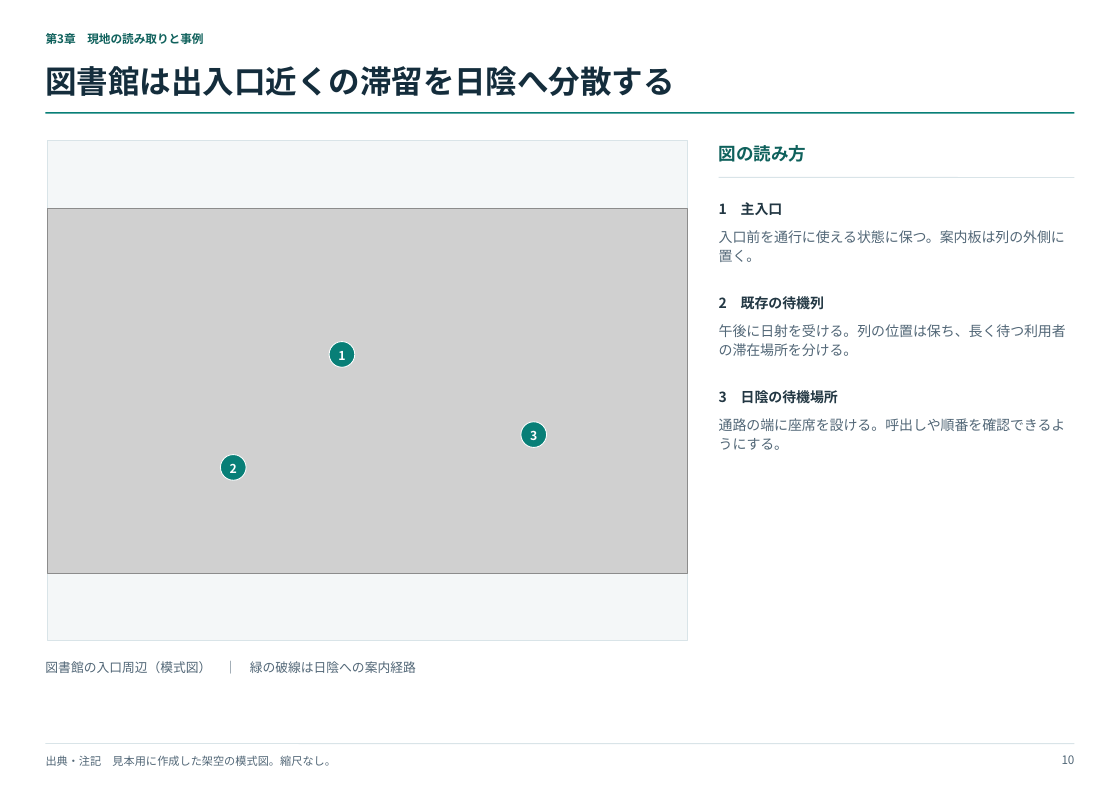
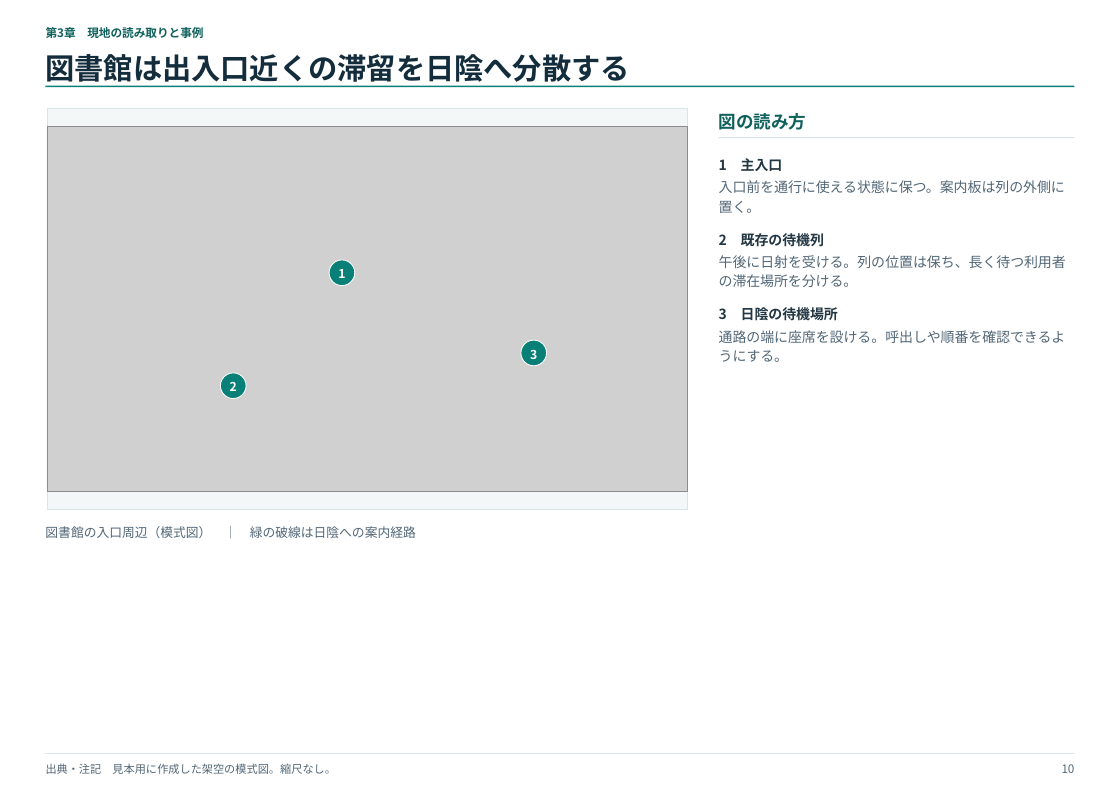
Before and after one commit to sibyl2501/consulting-pptx-templates, a slide deck: slide 10 of consulting_layout_examples.pptx. Drawn at 1120x792 pixels with LibreOffice and Linux fonts; fonts in the diff are those of the drawing; grey boxes stand for pictures. Boxes give left, top, right and bottom in pixels: in the first picture for what was removed or moved away, otherwise in the second. Text is boxed around its words. In the diff, an @@ line names an element or a change of style, - is before the commit and + after.

```diff
--- a/consulting_layout_examples.pptx
+++ b/consulting_layout_examples.pptx
@@ text "第3章 現地の読み取りと事例": place and size @@
-text "第3章 現地の読み取りと事例" at (46, 33, 203, 44)
+text "第3章 現地の読み取りと事例" at (46, 27, 203, 38)
@@ text "図書館は出入口近くの滞留を日陰へ分散する": place and size @@
-text "図書館は出入口近くの滞留を日陰へ分散する" at (46, 66, 675, 96)
+text "図書館は出入口近くの滞留を日陰へ分散する" at (46, 54, 630, 86)
@@ text "図書館は出入口近くの滞留を日陰へ分散する" at (46, 54, 630, 86): size 23.7 to 22 pt @@
@@ line moved from (46, 113) - (1075, 113) to (46, 86) - (1075, 86) @@
@@ rectangle: place and size @@
-rectangle at (48, 141, 687, 641)
+rectangle at (48, 108, 687, 510)
@@ text "図の読み方": place and size @@
-text "図の読み方" at (719, 145, 807, 162)
+text "図の読み方" at (719, 113, 807, 130)
@@ line moved from (719, 177) - (1075, 177) to (719, 138) - (1075, 138) @@
@@ text "1 主入口": place and size @@
-text "1 主入口" at (719, 202, 783, 215)
+text "1 主入口" at (719, 158, 783, 171)
@@ text "入口前を通行に使える状態に保つ。案内板は列の外側に置く。": place and size @@
-text "入口前を通行に使える状態に保つ。案内板は列の外側に置く。" at (719, 230, 1065, 262)
+text "入口前を通行に使える状態に保つ。案内板は列の外側に置く。" at (719, 180, 1065, 213)
@@ text "2 既存の待機列": place and size @@
-text "2 既存の待機列" at (719, 296, 824, 309)
+text "2 既存の待機列" at (719, 233, 824, 246)
@@ text "1": place and size @@
-text "1" at (338, 351, 345, 360)
+text "1" at (338, 269, 345, 278)
@@ text "午後に日射を受ける。列の位置は保ち、長く待つ利用者の滞在場所を分ける。": place and size @@
-text "午後に日射を受ける。列の位置は保ち、長く待つ利用者の滞在場所を分ける。" at (719, 324, 1066, 356)
+text "午後に日射を受ける。列の位置は保ち、長く待つ利用者の滞在場所を分ける。" at (719, 255, 1066, 287)
@@ text "3 日陰の待機場所": place and size @@
-text "3 日陰の待機場所" at (719, 390, 838, 403)
+text "3 日陰の待機場所" at (719, 307, 838, 320)
@@ text "通路の端に座席を設ける。呼出しや順番を確認できるようにする。": place and size @@
-text "通路の端に座席を設ける。呼出しや順番を確認できるようにする。" at (719, 418, 1066, 450)
+text "通路の端に座席を設ける。呼出しや順番を確認できるようにする。" at (719, 330, 1066, 362)
@@ text "3": place and size @@
-text "3" at (530, 430, 537, 440)
+text "3" at (530, 349, 537, 359)
@@ 3 ellipses, 1 picture: place and size @@
-3 ellipses, 1 picture at (48, 209, 687, 573)
+3 ellipses, 1 picture at (48, 127, 687, 491)
@@ text "2": place and size @@
-text "2" at (230, 464, 237, 473)
+text "2" at (230, 382, 237, 391)
@@ text "図書館の入口周辺（模式図） ｜ 緑の破線は日陰への案内経路": place and size @@
-text "図書館の入口周辺（模式図） ｜ 緑の破線は日陰への案内経路" at (45, 661, 416, 673)
+text "図書館の入口周辺（模式図） ｜ 緑の破線は日陰への案内経路" at (45, 526, 416, 538)
@@ text "出典・注記 見本用に作成した架空の模式図。縮尺なし。": place and size @@
-text "出典・注記 見本用に作成した架空の模式図。縮尺なし。" at (46, 755, 336, 766)
+text "出典・注記 見本用に作成した架空の模式図。縮尺なし。" at (46, 763, 336, 774)
@@ line moved from (46, 743) - (1075, 743) to (46, 754) - (1075, 754) @@
@@ text "10": place and size @@
-text "10" at (1062, 755, 1075, 764)
+text "10" at (1062, 764, 1075, 773)
```
Also in this commit, not shown: 14 other slides changed, 7 other files.
